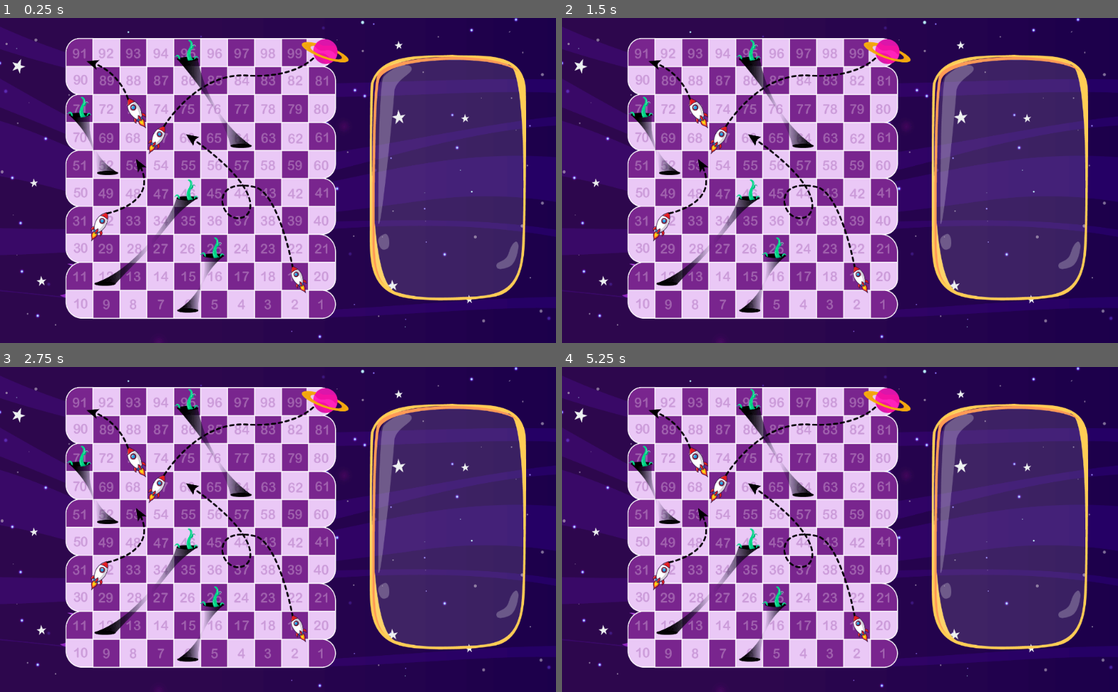
Above: before the commit, frames 1-4 (two rows, left to right).
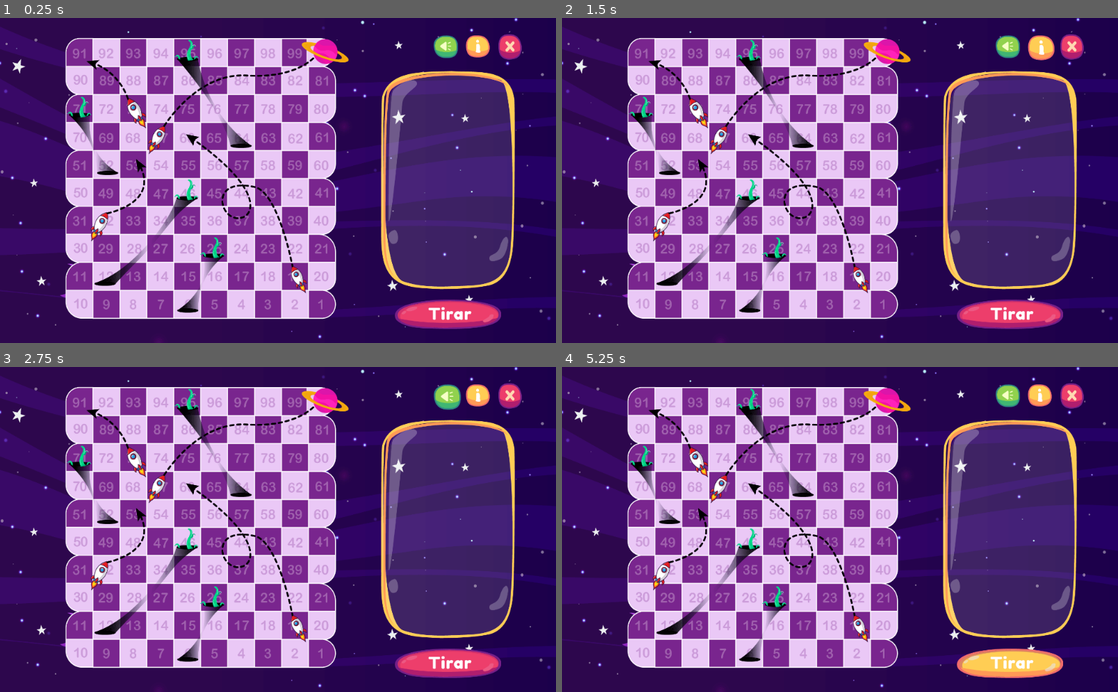
Above: after the commit, the same moments.

Repository: carrilloycardenas/Carrera-espacial
Game: Godot game, scene res://tablero/tablero.tscn
Two runs of this game, one before a commit and one after it. Both use one fixed random seed, a clock stepped at 60 frames per second and the inputs below. The project has no main scene, so this scene is started directly.
Inputs (mouse positions are in pixels of both pictures, inside the frame that each line leads up to):
- Up to frame 1 (0.25 s): no input
- Up to frame 2 (1.5 s): click (1012, 313) at 0.52 s; click (1040, 47) at 1.27 s
- Up to frame 3 (2.75 s): click (444, 396) at 2.02 s
- Up to frame 4 (5.25 s): click (1012, 662) at 2.77 s; click (1040, 396) at 3.52 s; click (1006, 396) at 4.27 s; click (1012, 662) at 5.02 s

The runs differ from the first frame. In frame 1, 9.5% of the frame differs, in the area x 66-95%, y 4-96%; in frame 2, 9.5%; in frame 3, 9.5%; in frame 4, 9.5%.

Commit message:
board construction
The main buttons and elements of the board were putted in place.

Diff:
--- a/tablero/tablero.tscn
+++ b/tablero/tablero.tscn
@@ -1,9 +1,22 @@
-[gd_scene load_steps=3 format=2]
+[gd_scene load_steps=12 format=2]
 
 [ext_resource path="res://assets/tablero.png" type="Texture" id=1]
 [ext_resource path="res://assets/Fondo-espacio-dado.png" type="Texture" id=2]
+[ext_resource path="res://assets/Boton-tirar-normal.png" type="Texture" id=3]
+[ext_resource path="res://assets/Boton-tirar-hover.png" type="Texture" id=4]
+[ext_resource path="res://assets/boton-info-normal.png" type="Texture" id=5]
+[ext_resource path="res://assets/boton-info-hover.png" type="Texture" id=6]
+[ext_resource path="res://assets/Boton-sonido-hover.png" type="Texture" id=7]
+[ext_resource path="res://assets/boton-sonido-normal.png" type="Texture" id=8]
+[ext_resource path="res://assets/boton-salir-normal.png" type="Texture" id=9]
+[ext_resource path="res://assets/boton-salir-hover.png" type="Texture" id=10]
+[ext_resource path="res://assets/diseño-tablero.png" type="Texture" id=11]
 
 [node name="Node2D" type="Node2D"]
+__meta__ = {
+"_edit_horizontal_guides_": [ 574.0, 98.0, 501.0, 519.0 ],
+"_edit_vertical_guides_": [ 702.0, 948.0, 825.0 ]
+}
 
 [node name="Tablero" type="Sprite" parent="."]
 position = Vector2( 512, 300 )
@@ -11,6 +24,52 @@
 texture = ExtResource( 1 )
 
 [node name="Fondo-espacio-dado" type="Sprite" parent="."]
-position = Vector2( 825, 295 )
-scale = Vector2( 0.625271, 0.625271 )
+position = Vector2( 825.008, 299.44 )
+scale = Vector2( 0.533657, 0.55493 )
 texture = ExtResource( 2 )
+
+[node name="btn-tirar" type="TextureButton" parent="."]
+margin_left = 727.0
+margin_top = 520.0
+margin_right = 1084.0
+margin_bottom = 618.0
+rect_scale = Vector2( 0.55, 0.55 )
+texture_normal = ExtResource( 3 )
+texture_hover = ExtResource( 4 )
+__meta__ = {
+"_editor_description_": ""
+}
+
+[node name="btn-info" type="TextureButton" parent="."]
+margin_left = 858.0
+margin_top = 32.0
+margin_right = 940.0
+margin_bottom = 108.0
+grow_vertical = 0
+rect_scale = Vector2( 0.54, 0.54 )
+texture_normal = ExtResource( 5 )
+texture_hover = ExtResource( 6 )
+
+[node name="btn-sonido" type="TextureButton" parent="."]
+margin_left = 799.0
+margin_top = 32.0
+margin_right = 882.0
+margin_bottom = 110.0
+rect_scale = Vector2( 0.54, 0.54 )
+texture_normal = ExtResource( 8 )
+texture_hover = ExtResource( 7 )
+
+[node name="btn-salir" type="TextureButton" parent="."]
+margin_left = 918.0
+margin_top = 30.0
+margin_right = 989.0
+margin_bottom = 108.0
+rect_scale = Vector2( 0.6, 0.6 )
+texture_normal = ExtResource( 9 )
+texture_hover = ExtResource( 10 )
+
+[node name="Diseño-tablero" type="Sprite" parent="."]
+visible = false
+position = Vector2( 512, 300 )
+scale = Vector2( 0.533333, 0.555556 )
+texture = ExtResource( 11 )
